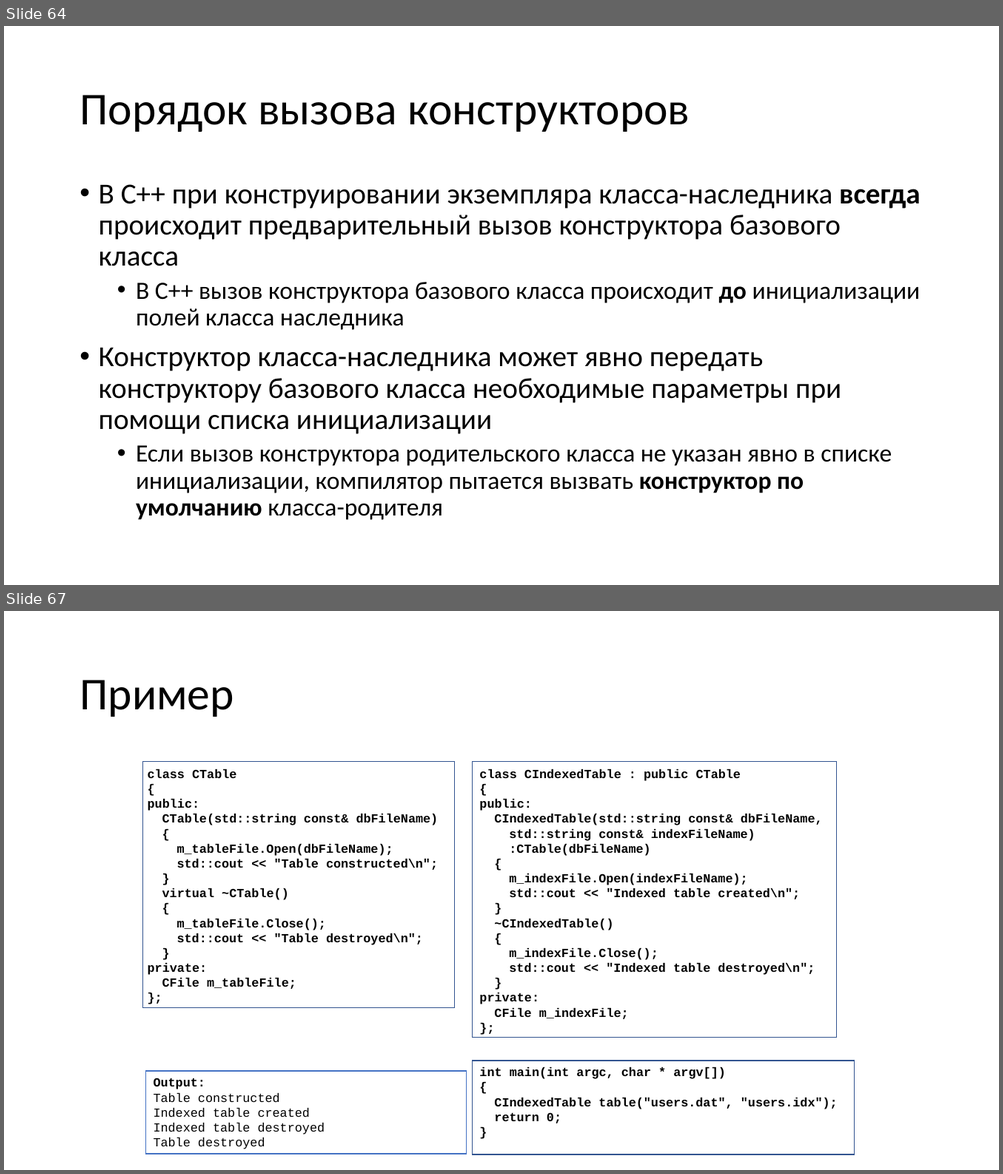
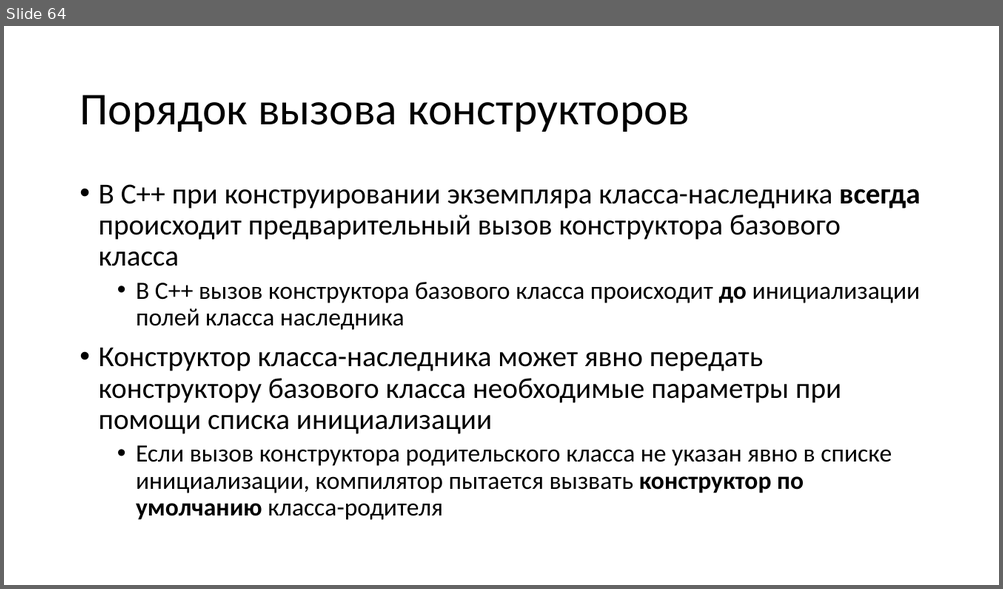
Before and after one commit to alexey-malov/oop, a slide deck: lectures/03/Наследование и полиморфизм.pptx. Shown one above the other, each under a label of ours: slides 64 and 67 before the commit, slide 64 after it; the slides between them are not shown. The pictures are 1003x1174 and 1003x589 pixels, drawn with LibreOffice and Linux fonts; fonts in the diff are those of the drawing. Boxes give left, top, right and bottom in pixels: in the first picture for what was removed or moved away, otherwise in the second. Text is boxed around its words. In the diff, an @@ line names an element or a change of style, - is before the commit and + after.

```diff
--- a/lectures/03/Наследование и полиморфизм.pptx
+++ b/lectures/03/Наследование и полиморфизм.pptx
@@ slide 67 removed at bbox=[4, 611, 999, 1170], background #FFFFFF @@
@@ title removed at bbox=[79, 680, 233, 717] @@
-Пример
@@ rectangle removed at bbox=[143, 762, 454, 1008] @@
@@ rectangle removed at bbox=[472, 762, 836, 1038] @@
@@ text removed at bbox=[148, 769, 438, 989] @@
-class CTable
-{
-public:
-CTable(std::string const& dbFileName)
-{
-m_tableFile.Open(dbFileName);
-std::cout << "Table constructed\n";
-}
-virtual ~CTable()
-{
-m_tableFile.Close();
-std::cout << "Table destroyed\n";
-}
-private:
-CFile m_tableFile;
-};
@@ text removed at bbox=[479, 769, 837, 1124] @@
-class CIndexedTable : public CTable
-{
-public:
-CIndexedTable(std::string const& dbFileName,
-std::string const& indexFileName)
-:CTable(dbFileName)
-{
-m_indexFile.Open(indexFileName);
-std::cout << "Indexed table created\n";
-}
-~CIndexedTable()
-{
-m_indexFile.Close();
-std::cout << "Indexed table destroyed\n";
-}
-private:
-CFile m_indexFile;
-};
-int main(int argc, char * argv[])
-{
-CIndexedTable table("users.dat", "users.idx");
-return 0;
-}
@@ rectangle removed at bbox=[146, 1071, 466, 1154] @@
-Output:
-Table constructed
-Indexed table created
-Indexed table destroyed
-Table destroyed
@@ rectangle removed at bbox=[472, 1061, 854, 1155] @@
```
Also in this commit, not shown: 9 slides changed, 9 slides added, 7 other slides removed, 11 other files.
